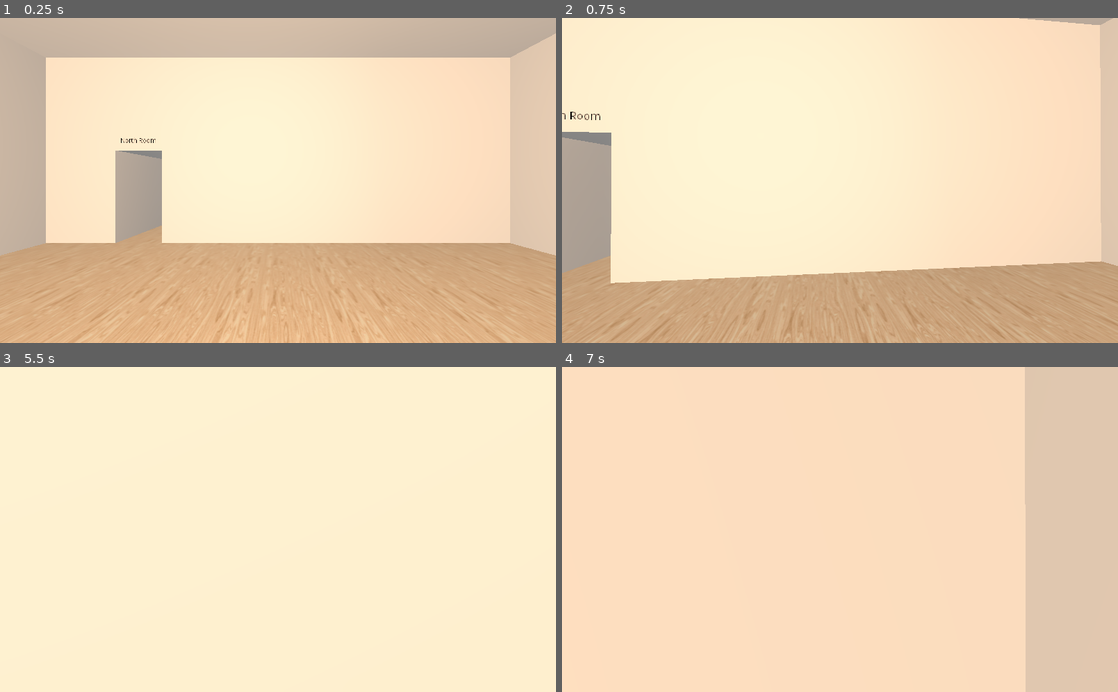
Above: before the commit, frames 1-4 (two rows, left to right).
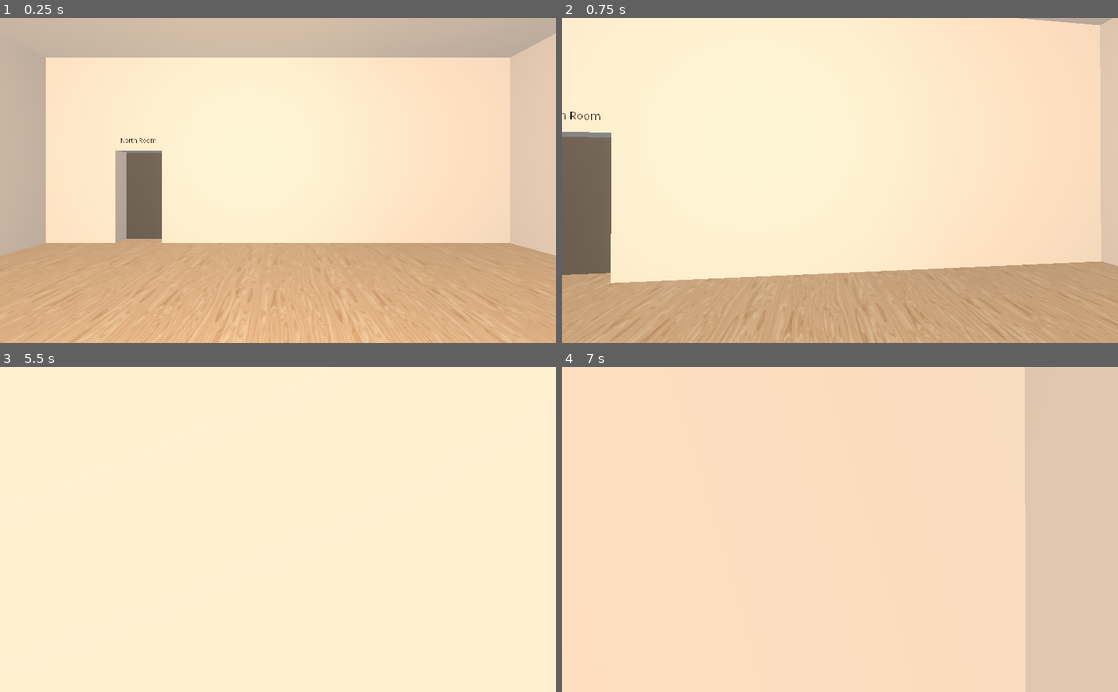
Above: after the commit, the same moments.

Repository: m4ym4y/museum-of-all-things
Game: Godot game, scene res://Main.tscn
Same seed, same stepped clock (60 frames per second), same inputs: the game is played once before the commit and once after it.
Inputs (mouse positions are in pixels of both pictures, inside the frame that each line leads up to):
- Up to frame 1 (0.25 s): no input
- Up to frame 2 (0.75 s): tap Enter at 0.5 s; move the mouse to (867, 180) at 0.52 s; hold W (move_forward) from 0.53 s (still down); hold E (interact, bound only after the commit) from 0.53 s (still down)
- Up to frame 3 (5.5 s): keep holding W (move_forward); tap Space (jump) at 0.77, 1.52, 2, 3.02, 3.5, 3.77, 4.52, 5 s; move the mouse to (250, 529) at 1.27 s; release E (interact, bound only after the commit) at 1.28 s; click (250, 529) at 1.35 s; tap E (interact, bound only after the commit) at 1.55, 2.3, 2.85, 4.55, 5.3 s; move the mouse to (289, 523) at 2.02 s; hold Ctrl (crouch) 2.03-2.78 s; tap Enter at 2.75, 4.25 s; move the mouse to (272, 536) at 2.77 s; move the mouse to (316, 532) at 3.52 s; hold E (interact, bound only after the commit) 3.53-4.28 s; move the mouse to (233, 526) at 4.27 s; click (233, 526) at 4.35 s; move the mouse to (283, 529) at 5.02 s; hold Ctrl (crouch) from 5.03 s (still down)
- Up to frame 4 (7 s): move the mouse to (817, 523) at 5.77 s; release W (move_forward) at 5.78 s; release Ctrl (crouch) at 5.78 s; hold Right (strafe_right) 5.78-6.53 s; tap E (interact, bound only after the commit) at 5.85 s; tap Space (jump) at 6.02, 6.77 s; move the mouse to (867, 529) at 6.52 s; hold W (move_forward) from 6.53 s (still down); hold E (interact, bound only after the commit) from 6.53 s (still down)

The runs differ from the first frame. In frame 1, 1.7% of the frame differs, in the area x 22-30%, y 41-68%; in frame 2, 3.7%, in the area x 0-9%, y 36-80%; in frame 3, less than 0.1%; in frame 4, less than 0.1%.

Commit message:
add doors that can be opened

Diff:
--- /dev/null
+++ b/Door.gd
@@ -0,0 +1,21 @@
+extends Spatial
+
+# Declare member variables here. Examples:
+# var a = 2
+# var b = "text"
+const PREVIEW_WIDTH = 2.0
+const PREVIEW_HEIGHT = 4.0
+
+func init(width, height):
+	scale = Vector3(1.0, height / PREVIEW_HEIGHT, width / PREVIEW_WIDTH)
+
+func interact():
+	print("interact!")
+
+# Called when the node enters the scene tree for the first time.
+func _ready():
+	pass # Replace with function body.
+
+# Called every frame. 'delta' is the elapsed time since the previous frame.
+#func _process(delta):
+#	pass
--- /dev/null
+++ b/Door.tscn
@@ -0,0 +1,131 @@
+[gd_scene load_steps=9 format=2]
+
+[ext_resource path="res://Door.gd" type="Script" id=1]
+[ext_resource path="res://DoorBody.gd" type="Script" id=2]
+
+[sub_resource type="SpatialMaterial" id=3]
+albedo_color = Color( 0.380392, 0.380392, 0.380392, 1 )
+metallic_texture_channel = 4
+
+[sub_resource type="CubeMesh" id=1]
+material = SubResource( 3 )
+size = Vector3( 0.25, 4, 2 )
+
+[sub_resource type="BoxShape" id=2]
+extents = Vector3( 0.125, 2, 1 )
+
+[sub_resource type="Animation" id=5]
+length = 0.001
+tracks/0/type = "value"
+tracks/0/path = NodePath(".:translation")
+tracks/0/interp = 1
+tracks/0/loop_wrap = true
+tracks/0/imported = false
+tracks/0/enabled = true
+tracks/0/keys = {
+"times": PoolRealArray( 0 ),
+"transitions": PoolRealArray( 1 ),
+"update": 0,
+"values": [ Vector3( 0, 0, 0 ) ]
+}
+tracks/1/type = "value"
+tracks/1/path = NodePath(".:rotation_degrees")
+tracks/1/interp = 1
+tracks/1/loop_wrap = true
+tracks/1/imported = false
+tracks/1/enabled = true
+tracks/1/keys = {
+"times": PoolRealArray( 0 ),
+"transitions": PoolRealArray( 1 ),
+"update": 0,
+"values": [ Vector3( 0, 0, 0 ) ]
+}
+tracks/2/type = "value"
+tracks/2/path = NodePath("DoorBody:translation")
+tracks/2/interp = 1
+tracks/2/loop_wrap = true
+tracks/2/imported = false
+tracks/2/enabled = true
+tracks/2/keys = {
+"times": PoolRealArray( 0 ),
+"transitions": PoolRealArray( 1 ),
+"update": 0,
+"values": [ Vector3( 0, 0, 0 ) ]
+}
+tracks/3/type = "value"
+tracks/3/path = NodePath("DoorBody:rotation_degrees")
+tracks/3/interp = 1
+tracks/3/loop_wrap = true
+tracks/3/imported = false
+tracks/3/enabled = true
+tracks/3/keys = {
+"times": PoolRealArray( 0 ),
+"transitions": PoolRealArray( 1 ),
+"update": 0,
+"values": [ Vector3( 0, 0, 0 ) ]
+}
+
+[sub_resource type="Animation" id=4]
+resource_name = "open"
+length = 2.0
+loop = true
+tracks/0/type = "value"
+tracks/0/path = NodePath("DoorBody:translation")
+tracks/0/interp = 1
+tracks/0/loop_wrap = true
+tracks/0/imported = false
+tracks/0/enabled = true
+tracks/0/keys = {
+"times": PoolRealArray( 0, 1, 2 ),
+"transitions": PoolRealArray( 1, 1, 1 ),
+"update": 0,
+"values": [ Vector3( 0, 0, 0 ), Vector3( -0.5, 0, 1 ), Vector3( 0, 0, 0 ) ]
+}
+tracks/1/type = "value"
+tracks/1/path = NodePath("DoorBody:rotation_degrees")
+tracks/1/interp = 1
+tracks/1/loop_wrap = true
+tracks/1/imported = false
+tracks/1/enabled = true
+tracks/1/keys = {
+"times": PoolRealArray( 0, 1, 2 ),
+"transitions": PoolRealArray( 1, 1, 1 ),
+"update": 0,
+"values": [ Vector3( 0, 0, 0 ), Vector3( 0, 90, 0 ), Vector3( 0, 0, 0 ) ]
+}
+
+[sub_resource type="Animation" id=6]
+resource_name = "slide"
+length = 5.0
+tracks/0/type = "value"
+tracks/0/path = NodePath("DoorBody:translation")
+tracks/0/interp = 1
+tracks/0/loop_wrap = true
+tracks/0/imported = false
+tracks/0/enabled = true
+tracks/0/keys = {
+"times": PoolRealArray( 0, 1, 4, 5 ),
+"transitions": PoolRealArray( 0.277392, 1, 1, 1 ),
+"update": 0,
+"values": [ Vector3( 0, 0, 0 ), Vector3( 0, 0, 2.25 ), Vector3( 0, 0, 2.25 ), Vector3( 0, 0, 0 ) ]
+}
+
+[node name="Door" type="Spatial"]
+script = ExtResource( 1 )
+
+[node name="DoorBody" type="StaticBody" parent="."]
+script = ExtResource( 2 )
+
+[node name="MeshInstance" type="MeshInstance" parent="DoorBody"]
+mesh = SubResource( 1 )
+skeleton = NodePath("../..")
+material/0 = null
+
+[node name="CollisionShape" type="CollisionShape" parent="DoorBody"]
+shape = SubResource( 2 )
+
+[node name="AnimationPlayer" type="AnimationPlayer" parent="DoorBody"]
+root_node = NodePath("../..")
+anims/RESET = SubResource( 5 )
+anims/open = SubResource( 4 )
+anims/slide = SubResource( 6 )
--- /dev/null
+++ b/DoorBody.gd
@@ -0,0 +1,18 @@
+extends StaticBody
+
+
+# Declare member variables here. Examples:
+# var a = 2
+# var b = "text"
+
+
+# Called when the node enters the scene tree for the first time.
+func _ready():
+	pass # Replace with function body.
+
+func interact():
+	$AnimationPlayer.play("slide")
+
+# Called every frame. 'delta' is the elapsed time since the previous frame.
+#func _process(delta):
+#	pass
--- a/Main.gd
+++ b/Main.gd
@@ -49,10 +49,10 @@
 	add_child(north_west_room)
 
 func attach_room (room1, room2, room1_wall_name, door_left, door_width, door_height):
-	room1.get_node(room1_wall_name).add_door(door_left, door_width, door_height, room2.room_name)
+	room1.get_node(room1_wall_name).add_door(door_left, door_width, door_height, room2.room_name, true)
 
 	var room2_wall = room2.get_node(OPPOSING_WALL_MAP[room1_wall_name])
-	room2_wall.add_door(room2_wall.wall_width / 2.0, door_width, door_height, room1.room_name)
+	room2_wall.add_door(room2_wall.wall_width / 2.0, door_width, door_height, room1.room_name, false)
 
 	var room2_offset
 	if room1_wall_name == "NorthWall":
--- a/Player.gd
+++ b/Player.gd
@@ -63,3 +63,8 @@
 		$Pivot.global_translate(Vector3(0, -crouch_speed * delta, 0))
 	elif not Input.is_action_pressed("crouch") and not fully_standing:
 		$Pivot.global_translate(Vector3(0, crouch_speed * delta, 0))
+
+	if Input.is_action_pressed("interact"):
+		var collider = $Pivot/Camera/RayCast.get_collider()
+		if collider and collider.has_method("interact"):
+			collider.interact()
--- a/Player.tscn
+++ b/Player.tscn
@@ -26,6 +26,11 @@
 environment = SubResource( 3 )
 far = 2000.0
 
+[node name="RayCast" type="RayCast" parent="Pivot/Camera"]
+transform = Transform( 1, 0, 0, 0, -4.37114e-08, -1, 0, 1, -4.37114e-08, 0, 0, 0 )
+enabled = true
+cast_to = Vector3( 0, -3, 0 )
+
 [node name="Feet" type="CollisionShape" parent="."]
 transform = Transform( 1, 0, 0, 0, 1, 0, 0, 0, 1, 0, 0.1, 0 )
 shape = SubResource( 1 )
--- a/Wall.gd
+++ b/Wall.gd
@@ -4,6 +4,7 @@
 # var a = 2
 # var b = "text"
 export (PackedScene) var label3d_scene
+export (PackedScene) var door_scene
 
 const PREVIEW_WIDTH = 10.0
 const PREVIEW_HEIGHT = 10.0
@@ -23,7 +24,7 @@
 		Vector3(1, height / PREVIEW_HEIGHT, width / PREVIEW_WIDTH))
 	$CSGCombiner/CSGBox.set_translation(Vector3(-0.5, height / 2, 0))
 
-func add_door(left, width, height, name = "Untitled Room"):
+func add_door(left, width, height, name = "Untitled Room", filled = false):
 	var doorway = CSGBox.new()
 
 	# TODO: less janky hack?
@@ -43,8 +44,15 @@
 	doorway.set_width(THICKNESS)
 	doorway.set_height(min(wall_height, height))
 	doorway.set_translation(
+		Vector3(-THICKNESS / 2, height / 2, -wall_width / 2 + left))
+	doorway.set_operation(CSGShape.OPERATION_SUBTRACTION)
+
+	if filled:
+		var door = door_scene.instance()
+		door.init(width, height)
+		door.set_translation(
 			Vector3(-THICKNESS / 2, height / 2, -wall_width / 2 + left))
-	doorway.set_operation(CSGShape.OPERATION_SUBTRACTION)
+		add_child(door)
 
 	add_child(front_label)
 	add_child(back_label)
--- a/Wall.tscn
+++ b/Wall.tscn
@@ -1,11 +1,13 @@
-[gd_scene load_steps=3 format=2]
+[gd_scene load_steps=4 format=2]
 
 [ext_resource path="res://Wall.gd" type="Script" id=1]
 [ext_resource path="res://Label3d.tscn" type="PackedScene" id=2]
+[ext_resource path="res://Door.tscn" type="PackedScene" id=3]
 
 [node name="Wall" type="Spatial"]
 script = ExtResource( 1 )
 label3d_scene = ExtResource( 2 )
+door_scene = ExtResource( 3 )
 
 [node name="CSGCombiner" type="CSGCombiner" parent="."]
 use_collision = true
--- a/project.godot
+++ b/project.godot
@@ -56,6 +56,11 @@
 , Object(InputEventKey,"resource_local_to_scene":false,"resource_name":"","device":0,"alt":false,"shift":false,"control":false,"meta":false,"command":false,"pressed":false,"scancode":16777237,"physical_scancode":0,"unicode":0,"echo":false,"script":null)
  ]
 }
+interact={
+"deadzone": 0.5,
+"events": [ Object(InputEventKey,"resource_local_to_scene":false,"resource_name":"","device":0,"alt":false,"shift":false,"control":false,"meta":false,"command":false,"pressed":false,"scancode":69,"physical_scancode":0,"unicode":0,"echo":false,"script":null)
+ ]
+}
 
 [physics]
 
